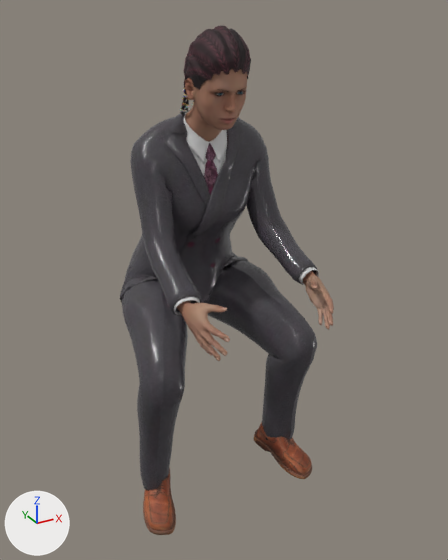
An edit to the glTF model assets/personaggi/realistici/sella/donna-02.glb, drawn before and after from the same camera.
Camera for both pictures: a 50 mm camera at (-0.797, -1.755, 1.473) aimed at (0.024, -0.262, 0.727). Arrows for +X, +Y and +Z are at lower left; the lights stay in place. The picture after the commit comes second. Vertices at exactly the same position are counted once.

The older version as bpy lines, for what is in view:
```python
me_base_006 = bpy.data.meshes.new('base.006')
me_base_006.from_pydata(...)  # 7670 vertices, 15212 faces; spans x -0.213..0.213, y -0.614..-0.133, z 0.902..1.616
# faces by material slot: [13068, 760, 184, 1200]
me_base_006.materials.append(mat_human_body_006)  # picture img_harvey_midtoned_female_diffuse
me_base_006.materials.append(mat_human_lips_006)  # picture img_harvey_midtoned_female_diffuse
me_base_006.materials.append(mat_human_fingernails_006)  # picture img_harvey_midtoned_female_diffuse
me_base_006.materials.append(mat_human_ears_006)  # picture img_harvey_midtoned_female_diffuse
me_fem_suit_double_breasted = bpy.data.meshes.new('fem_suit_double_breasted')
me_fem_suit_double_breasted.from_pydata(...)  # 5393 vertices, 10062 faces; spans x -0.296..0.296, y -0.474..0.105, z 0.308..1.448
me_fem_suit_double_breasted.materials.append(mat_human_toigo_female_double_breasted_suit)
me_shoes01_001 = bpy.data.meshes.new('shoes01.001')
me_shoes01_001.from_pydata(...)  # 1722 vertices, 3320 faces; spans x -0.306..0.306, y -0.425..-0.195, z 0.232..0.483
me_shoes01_001.materials.append(mat_human_shoes01_001)
ob_human = bpy.data.objects.new('Human', me_base_006)
ob_human.location = (0.0, 0.0, -0.232)
ob_human_shoes01 = bpy.data.objects.new('Human.shoes01', me_shoes01_001)
ob_human_shoes01.location = (0.0, 0.0, -0.232)
ob_human_toigo_female_double_breasted_suit = bpy.data.objects.new('Human.toigo_female_double-breasted_suit', me_fem_suit_double_breasted)
ob_human_toigo_female_double_breasted_suit.location = (0.0, 0.0, -0.232)
# also in view: 'Human.elvs_braided_rows' at (0.001, -0.252, 1.314)
```
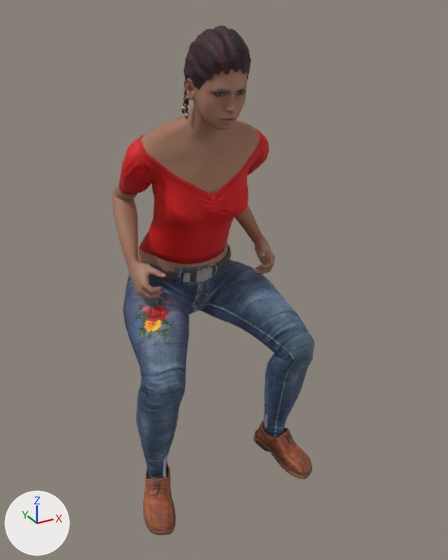
What differs and where, as boxes [x1, y1, x2, y2] in the pictures (448 x 560 px):
'Human.toigo_female_double-breasted_suit', deleted
    before: [120, 109, 319, 491]
'Human.mindfront_female_trousers_1', added (blue)
    after: [123, 245, 314, 479]
'Human', reshaped (21% shorter)
    before: [177, 69, 334, 361]
    after: [112, 69, 275, 300]
'Human.punkduck_retro_top', added (red)
    after: [119, 129, 269, 264]
part 1 of me_base_006, added (brown)
    after: [112, 183, 166, 300]
part 2 of me_base_006, added (brown)
    after: [235, 205, 275, 274]
part 3 of me_base_006, added (brown)
    after: [138, 242, 228, 272]
part 4 of me_base_006, deleted (brown)
    before: [303, 271, 334, 330]
part 5 of me_base_006, deleted (brown)
    before: [177, 301, 230, 361]
part 6 of me_base_006, cut back
    before: [185, 102, 222, 141]
    after: [141, 102, 260, 193]

The change, as a diff of the scene's bpy script:
```diff
--- a/assets/personaggi/realistici/sella/donna-02.glb.py
+++ b/assets/personaggi/realistici/sella/donna-02.glb.py
@@ mat_human_punkduck_retro_top @@
+mat_human_punkduck_retro_top = bpy.data.materials.new('Human.punkduck_retro_top')
+# uses the picture img_vintagetop
+# uses the picture img_vintagetop_normals
@@ mat_human_mindfront_female_trousers_1 @@
+mat_human_mindfront_female_trousers_1 = bpy.data.materials.new('Human.mindfront_female_trousers_1')
+# uses the picture img_f_trousers_01
+# uses the picture img_f_trousers_01_nrm
@@ me_base_006 @@
-me_base_006.from_pydata(...)  # 7670 vertices, 15212 faces; spans x -0.213..0.213, y -0.614..-0.133, z 0.902..1.616
+me_base_006.from_pydata(...)  # 8819 vertices, 17380 faces; spans x -0.234..0.234, y -0.362..0.062, z 0.914..1.616
+# me_base_006 part 1: a new loose piece of 1969 vertices spanning x -0.234..-0.129, y -0.257..0.05, z 0.923..1.268
+# me_base_006 part 2: a new loose piece of 1969 vertices spanning x 0.129..0.234, y -0.257..0.05, z 0.923..1.268
+# me_base_006 part 3: a new loose piece of 190 vertices spanning x -0.162..0.162, y -0.151..0.062, z 0.914..1.039, in mat_human_body_006 (picture img_harvey_midtoned_female_diffuse)
+# me_base_006 part 4: the loose piece of 1669 vertices spanning x 0.129..0.213, y -0.614..-0.423, z 0.902..1.033 is deleted
+# me_base_006 part 5: the loose piece of 1669 vertices spanning x -0.213..-0.129, y -0.614..-0.423, z 0.902..1.033 is deleted
+# me_base_006 part 6: 4 vertices moved within x -0.044..0.044, y -0.233..-0.201, z 1.418..1.445; 124 vertices removed from x -0.086..0.086, y -0.243..-0.135, z 1.365..1.469; 483 vertices added at x -0.196..0.196, y -0.243..-0.067, z 1.19..1.469
 me_base_006.materials.append(mat_human_body_006)
@@ ob_human_toigo_female_double_breasted_suit @@
-ob_human_toigo_female_double_breasted_suit = bpy.data.objects.new('Human.toigo_female_double-breasted_suit', me_fem_suit_double_breasted)
@@ ob_human_punkduck_retro_top @@
+ob_human_punkduck_retro_top = bpy.data.objects.new('Human.punkduck_retro_top', me_vintagetop)  # 1695 vertices, 3212 faces; spans x -0.23..0.23, y -0.25..0.027, z 0.976..1.386
+ob_human_punkduck_retro_top.location = (0.0, 0.0, -0.232)
@@ ob_human_mindfront_female_trousers_1 @@
+ob_human_mindfront_female_trousers_1 = bpy.data.objects.new('Human.mindfront_female_trousers_1', me_f_trousers_01)  # 1841 vertices, 3392 faces; spans x -0.292..0.293, y -0.425..0.086, z 0.322..0.978
+ob_human_mindfront_female_trousers_1.location = (0.0, 0.0, -0.232)
```
